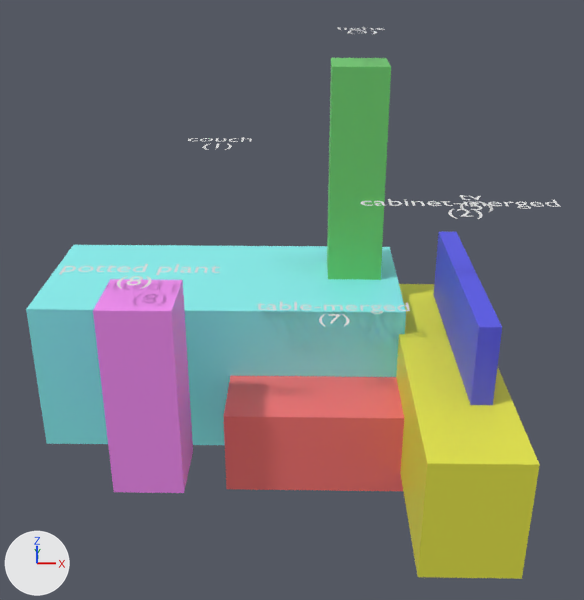
The Blender file inference/modules/output/reconstruction.blend, before and after one commit.
Before and after are seen from a camera (50 mm lens) standing at (-0.03, -2.31, 2.04) and looking at (-0.12, 2.2, -0.05). The lights are fixed; the arrows at lower left show +X, +Y and +Z. The older version comes first.

Objects in the first picture: 'Text', 'Text.001', 'Text.002', 'Text.003', 'Text.005', 'cabinet-merged_2', 'couch_1', 'light_3', 'potted plant_8', 'table-merged_7', 'tv_5' and 1 more.
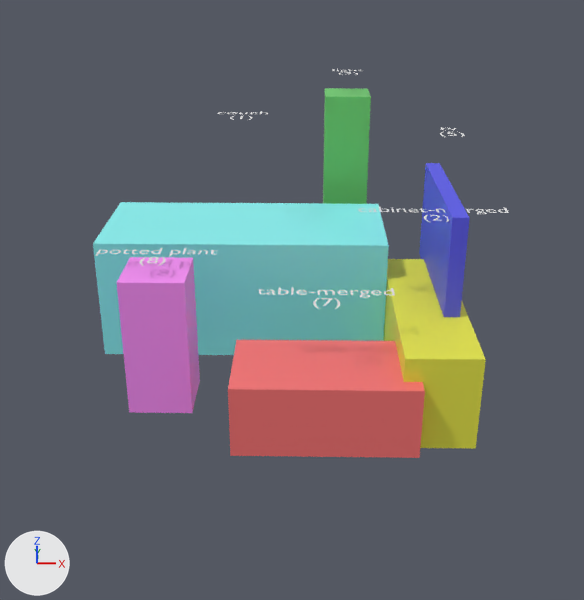
Changed parts and their boxes (x1, y1, x2, y2) in the pictures (584 x 600 px):
'couch_1', moved, rescaled (22% narrower, 23% shorter): before (26, 245, 406, 445); after (93, 202, 389, 355)
'cabinet-merged_2', moved, rescaled (29% narrower, 35% shorter): before (396, 284, 540, 579); after (384, 259, 486, 449)
'table-merged_7', moved: before (223, 376, 404, 491); after (228, 340, 425, 458)
'potted plant_8', moved, rescaled (16% narrower, 27% shorter): before (93, 279, 193, 493); after (116, 257, 200, 413)
'light_3', moved, rescaled: before (327, 58, 391, 280); after (323, 88, 371, 204)
'tv_5', moved: before (434, 232, 502, 405); after (419, 163, 470, 317)
'Text.005', moved: before (59, 264, 220, 288); after (95, 248, 218, 266)
'Text.001', moved: before (361, 199, 561, 219); after (358, 207, 509, 222)
'Text', moved: before (188, 137, 252, 150); after (218, 111, 268, 120)
'Text.003', moved: before (460, 195, 493, 212); after (440, 128, 465, 137)
'Text.002', moved: before (338, 27, 385, 34); after (332, 69, 360, 75)

The change, as a diff of the scene's bpy script:
```diff
--- a/inference/modules/output/reconstruction.blend.py
+++ b/inference/modules/output/reconstruction.blend.py
@@ me_cube @@
-me_cube.from_pydata(...)  # 8 vertices, 6 faces; spans x -1.0..1.0, y -0.47..0.47, z -0.43..0.43
+me_cube.from_pydata(...)  # 8 vertices, 6 faces; spans x -1.0..1.0, y -0.45..0.45, z -0.43..0.43
+# me_cube part 1: the whole mesh is scaled about its middle by (1, 0.947, 1)
 me_cube.materials.append(mat_mat_couch_1)
@@ me_cube_001 @@
 # used by ob_cabinet_merged_2; location = (0.687, 1.285, -0.234); rotation_euler = (0.0, 0.0, 1.571), in degrees (0, 0, 90)
-me_cube_001.from_pydata(...)  # 8 vertices, 6 faces; spans x -0.9..0.9, y -0.22..0.22, z -0.3..0.3
+me_cube_001.from_pydata(...)  # 8 vertices, 6 faces; spans x -0.75..0.75, y -0.22..0.22, z -0.3..0.3
+# me_cube_001 part 2: the whole mesh is scaled about its middle by (0.833, 1, 1)
 me_cube_001.materials.append(mat_mat_cabinet_merged_2)
@@ me_cube_002 @@
-me_cube_002.from_pydata(...)  # 8 vertices, 6 faces; spans x -0.15..0.15, y -0.15..0.15, z -0.8..0.8
+me_cube_002.from_pydata(...)  # 8 vertices, 6 faces; spans x -0.17..0.17, y -0.17..0.17, z -0.8..0.8
+# me_cube_002 part 3: the whole mesh is scaled about its middle by (1.17, 1.17, 1)
 me_cube_002.materials.append(mat_mat_light_3)
@@ me_cube_005 @@
-me_cube_005.from_pydata(...)  # 8 vertices, 6 faces; spans x -0.175..0.175, y -0.175..0.175, z -0.5..0.5
+me_cube_005.from_pydata(...)  # 8 vertices, 6 faces; spans x -0.2..0.2, y -0.2..0.2, z -0.45..0.45
+# me_cube_005 part 4: the whole mesh is scaled about its middle by (1.14, 1.14, 0.9)
 me_cube_005.materials.append(mat_mat_potted_plant_8)
@@ ob_couch_1 @@
 ob_couch_1 = bpy.data.objects.new('couch_1', me_cube)
-ob_couch_1.location = (-0.508, 1.996, -0.23)
+ob_couch_1.location = (-0.478, 3.255, -0.35)
@@ ob_cabinet_merged_2 @@
 ob_cabinet_merged_2 = bpy.data.objects.new('cabinet-merged_2', me_cube_001)
-ob_cabinet_merged_2.location = (0.687, 1.285, -0.234)
+ob_cabinet_merged_2.location = (0.752, 2.437, -0.475)
 ob_cabinet_merged_2.rotation_euler = (0.0, 0.0, 1.571)  # degrees (0, 0, 90)
@@ ob_light_3 @@
 ob_light_3 = bpy.data.objects.new('light_3', me_cube_002)
-ob_light_3.location = (0.243, 2.099, 0.578)
+ob_light_3.location = (0.283, 4.231, 0.025)
@@ ob_tv_5 @@
 ob_tv_5 = bpy.data.objects.new('tv_5', me_cube_003)
-ob_tv_5.location = (0.765, 1.428, 0.11)
+ob_tv_5.location = (0.874, 2.824, 0.125)
 ob_tv_5.rotation_euler = (0.0, 0.0, 1.571)  # degrees (0, 0, 90)
@@ ob_table_merged_7 @@
 ob_table_merged_7 = bpy.data.objects.new('table-merged_7', me_cube_004)
-ob_table_merged_7.location = (0.11, 1.415, -0.421)
+ob_table_merged_7.location = (0.084, 1.889, -0.55)
@@ ob_potted_plant_8 @@
 ob_potted_plant_8 = bpy.data.objects.new('potted plant_8', me_cube_005)
-ob_potted_plant_8.location = (-0.804, 1.097, -0.021)
+ob_potted_plant_8.location = (-0.947, 2.239, -0.325)
@@ ob_text @@
 ob_text = bpy.data.objects.new('Text', txt_text)
-ob_text.location = (-0.508, 1.996, 0.97)
+ob_text.location = (-0.478, 3.255, 0.85)
@@ ob_text_001 @@
 ob_text_001 = bpy.data.objects.new('Text.001', txt_text_001)
-ob_text_001.location = (0.687, 1.285, 0.846)
+ob_text_001.location = (0.752, 2.437, 0.425)
@@ ob_text_002 @@
 ob_text_002 = bpy.data.objects.new('Text.002', txt_text_002)
-ob_text_002.location = (0.243, 2.099, 1.538)
+ob_text_002.location = (0.283, 4.231, 0.985)
@@ ob_text_003 @@
 ob_text_003 = bpy.data.objects.new('Text.003', txt_text_003)
-ob_text_003.location = (0.765, 1.428, 0.83)
+ob_text_003.location = (0.874, 2.824, 0.845)
@@ ob_text_005 @@
 ob_text_005 = bpy.data.objects.new('Text.005', txt_text_005)
-ob_text_005.location = (-0.804, 1.097, 0.579)
+ob_text_005.location = (-0.947, 2.239, 0.215)
```
